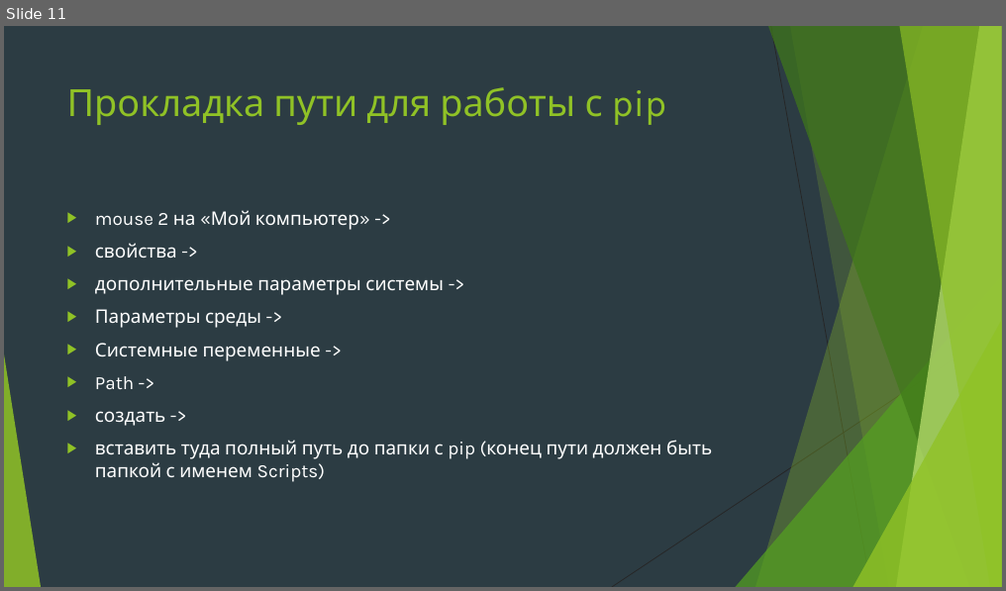
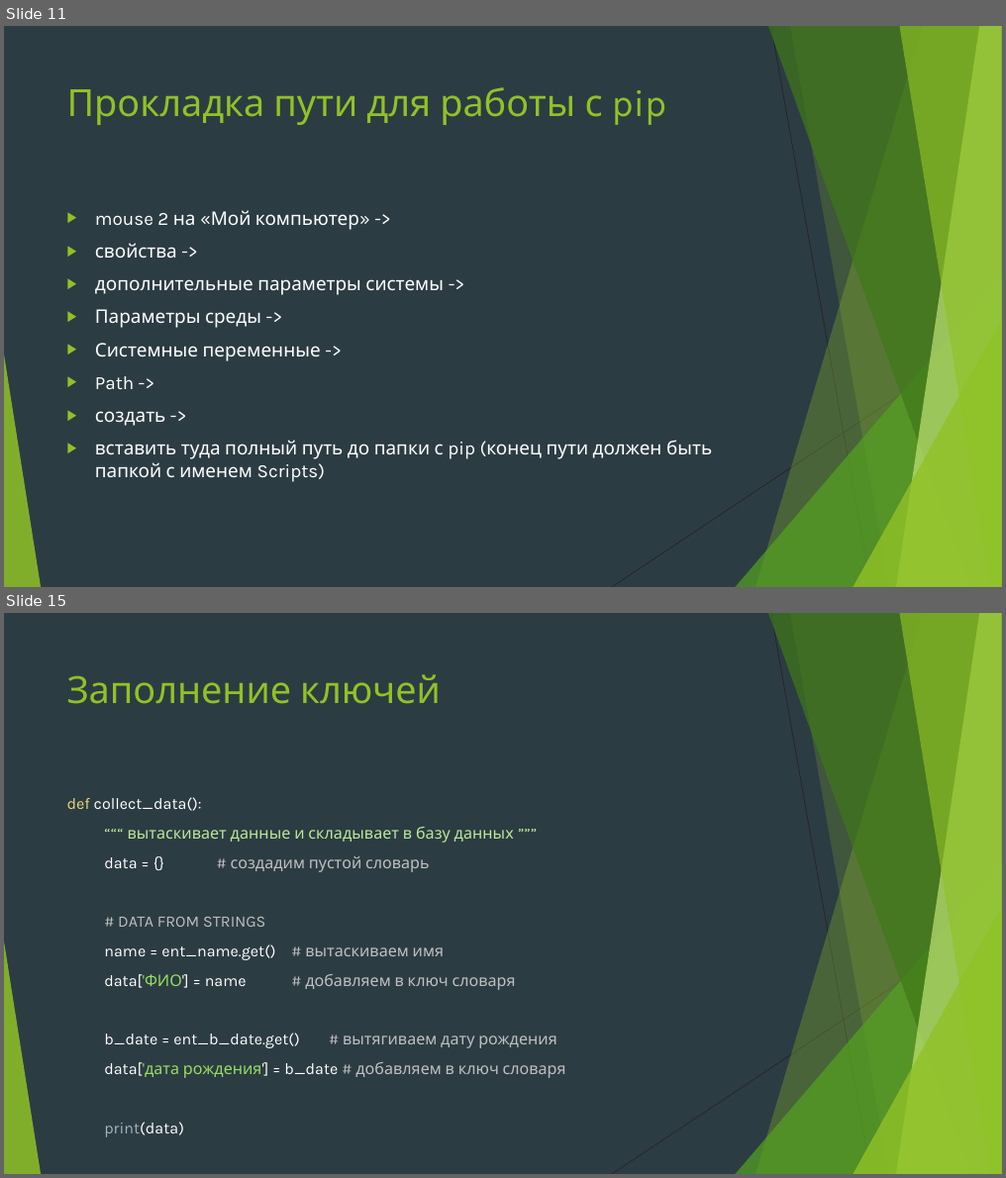
Before and after one commit to Yegor9151/for_corund, a slide deck: course_project_for_korund/ver 1.1/уроки/урок 7.pptx. Shown one above the other, each under a label of ours: slide 11 before the commit, slides 11 and 15 after it; the slides between them are not shown. The pictures are 1006x591 and 1006x1178 pixels, drawn with LibreOffice and Linux fonts; fonts in the diff are those of the drawing. Boxes give left, top, right and bottom in pixels: in the first picture for what was removed or moved away, otherwise in the second. Text is boxed around its words. In the diff, an @@ line names an element or a change of style, - is before the commit and + after.

```diff
--- a/course_project_for_korund/ver 1.1/уроки/урок 7.pptx
+++ b/course_project_for_korund/ver 1.1/уроки/урок 7.pptx
@@ slide 15 added at box(4, 613, 1002, 1174), background #2C3C43; not listed: 10 template elements that a slide beside it also shows @@
@@ title added at box(67, 674, 441, 704), 36 pt, text #90C226 @@
+Заполнение ключей
@@ text added at box(67, 797, 566, 1078), 15.3 pt, text #BFBFBF @@
+def collect_data():
+“““ вытаскивает данные и складывает в базу данных ”””
+data = {} # создадим пустой словарь
+# DATA FROM STRINGS
+name = ent_name.get() # вытаскиваем имя
+data['ФИО'] = name # добавляем в ключ словаря
+b_date = ent_b_date.get() # вытягиваем дату рождения
+data['дата рождения'] = b_date # добавляем в ключ словаря
+print(data)
```
Also in this commit, not shown: 5 slides changed, 5 other slides added.
